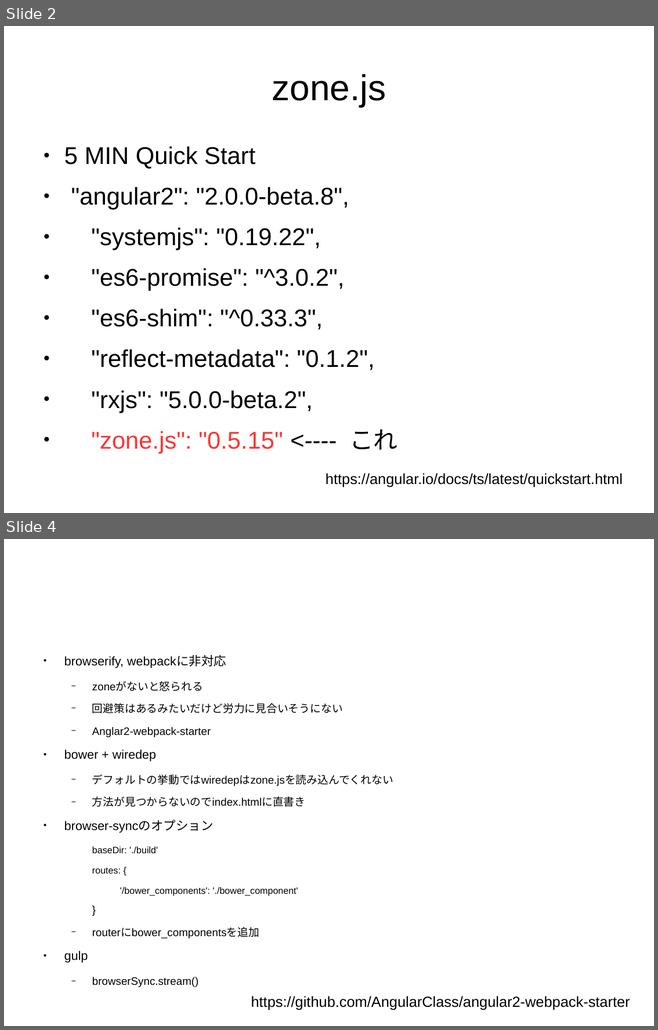
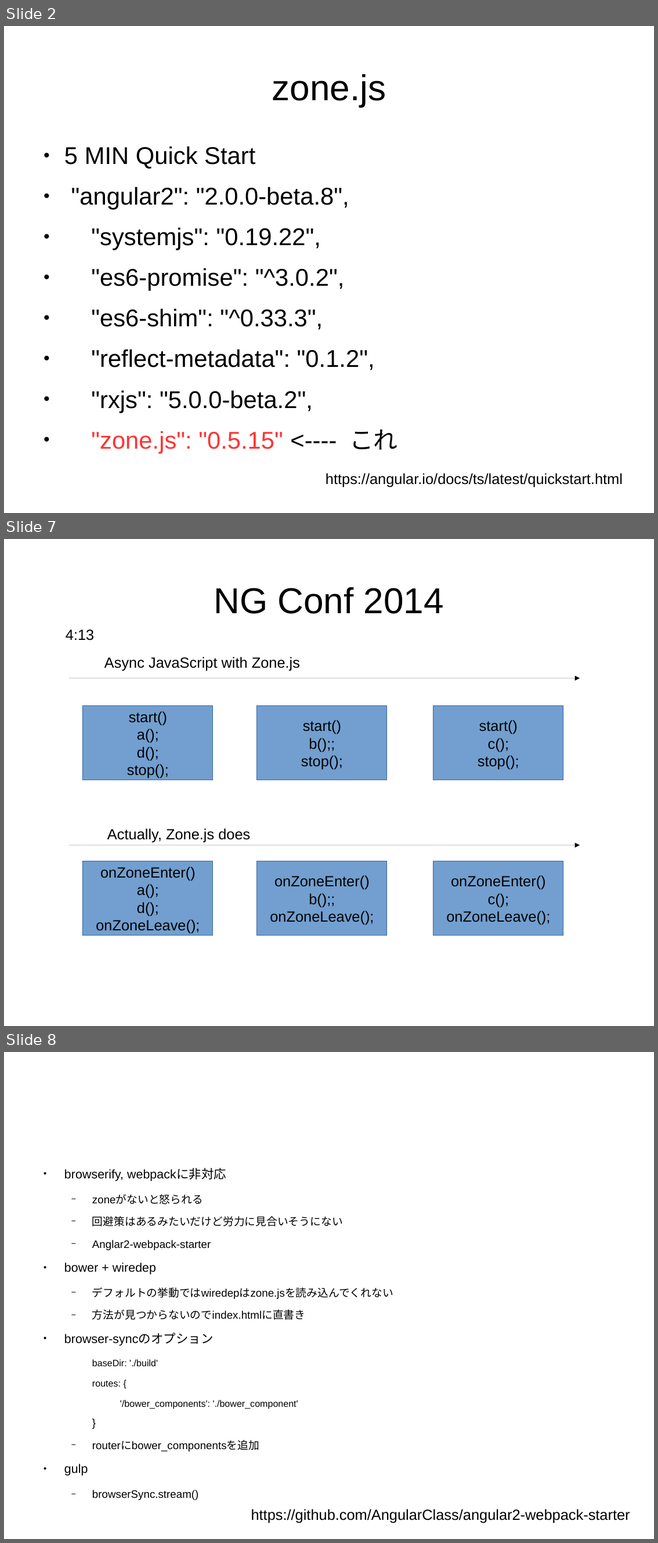
Before and after one commit to sallop/zone-tutorial, a slide deck: resume.odp. Shown one above the other, each under a label of ours: slides 2 and 4 before the commit, slides 2, 7 and 8 after it; the slides between them are not shown. The pictures are 658x1030 and 658x1543 pixels, drawn with LibreOffice and Linux fonts; fonts in the diff are those of the drawing. Boxes give left, top, right and bottom in pixels: in the first picture for what was removed or moved away, otherwise in the second. Text is boxed around its words. In the diff, an @@ line names an element or a change of style, - is before the commit and + after.

```diff
--- a/resume.odp
+++ b/resume.odp
@@ slide 7 added at <box>4,539,654,1026</box>, background #FFFFFF @@
@@ title added at <box>213,587,444,614</box>, 44 pt, text #000000 @@
+NG Conf 2014
@@ text added at <box>65,629,94,641</box>, 18 pt, text #000000 @@
+4:13
@@ text added at <box>104,657,300,671</box>, 18 pt, text #000000 @@
+Async JavaScript with Zone.js
@@ arrow added from (69, 678) to (579, 678), #000000 0 pt @@
@@ rectangle added at <box>83,706,213,780</box>, fill #729FCF, outline #3465A4 0 pt, 18 pt, text #000000 @@
+start()
+a();
+d();
+stop();
@@ rectangle added at <box>257,706,387,780</box>, fill #729FCF, outline #3465A4 0 pt, 18 pt, text #000000 @@
+start()
+b();;
+stop();
@@ rectangle added at <box>433,706,563,780</box>, fill #729FCF, outline #3465A4 0 pt, 18 pt, text #000000 @@
+start()
+c();
+stop();
@@ text added at <box>107,828,250,842</box>, 18 pt, text #000000 @@
+Actually, Zone.js does
@@ arrow added from (69, 845) to (579, 845), #000000 0 pt @@
@@ rectangle added at <box>83,861,213,936</box>, fill #729FCF, outline #3465A4 0 pt, 18 pt, text #000000 @@
+onZoneEnter()
+a();
+d();
+onZoneLeave();
@@ rectangle added at <box>257,861,387,936</box>, fill #729FCF, outline #3465A4 0 pt, 18 pt, text #000000 @@
+onZoneEnter()
+b();;
+onZoneLeave();
@@ rectangle added at <box>433,861,563,936</box>, fill #729FCF, outline #3465A4 0 pt, 18 pt, text #000000 @@
+onZoneEnter()
+c();
+onZoneLeave();
@@ what was slide 4 is now slide 8 @@
```
Also in this commit, not shown: 1 slide changed, 8 other slides added.
